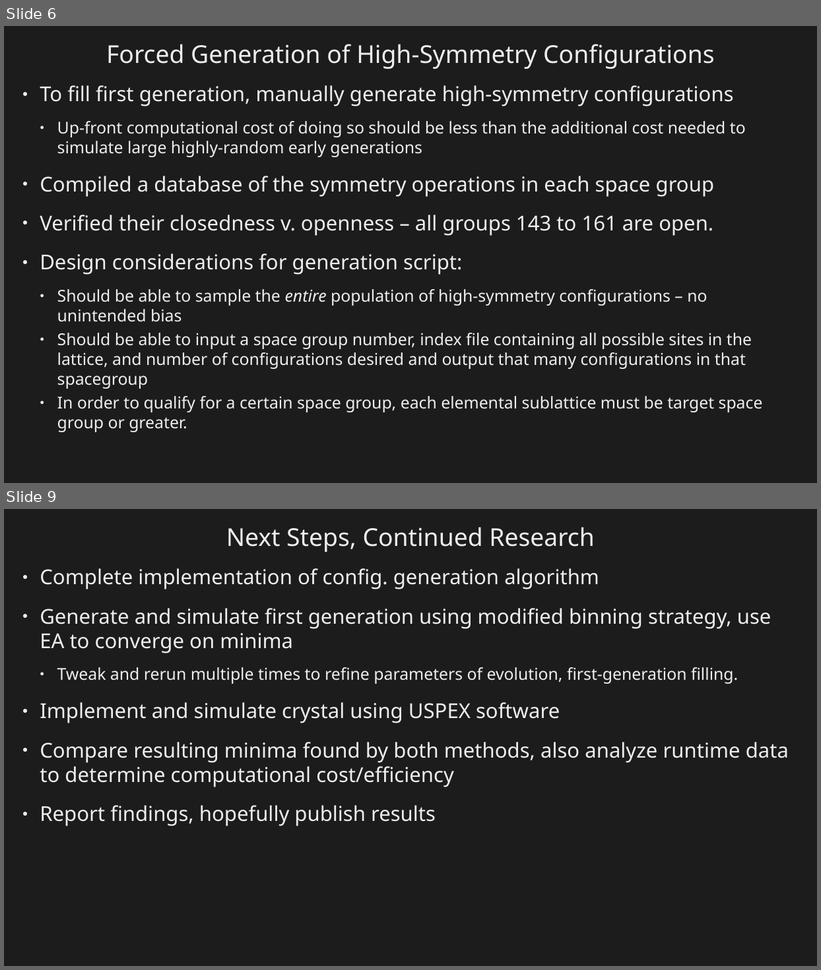
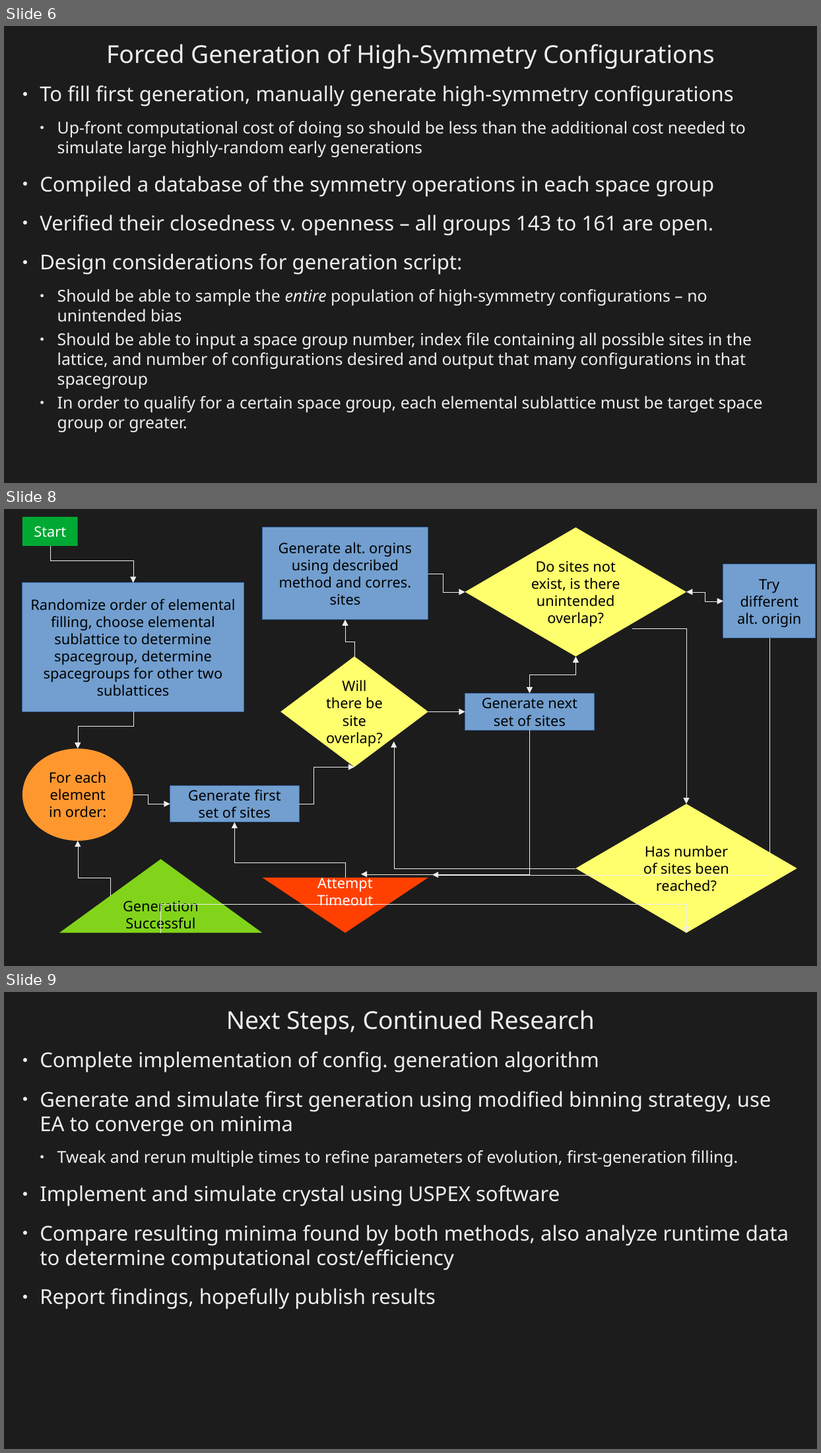
Before and after one commit to fenneltheloon/lattice-optimization, a slide deck: Final Presentation.odp. Shown one above the other, each under a label of ours: slides 6 and 9 before the commit, slides 6, 8 and 9 after it; the slides between them are not shown. The pictures are 821x970 and 821x1453 pixels, drawn with LibreOffice and Linux fonts; fonts in the diff are those of the drawing. Boxes give left, top, right and bottom in pixels: in the first picture for what was removed or moved away, otherwise in the second. Text is boxed around its words. In the diff, an @@ line names an element or a change of style, - is before the commit and + after.

```diff
--- a/Final Presentation.odp
+++ b/Final Presentation.odp
@@ slide 8 added at (4,509,817,966), background #EEEEEE; not listed: 1 template element that a slide beside it also shows @@
@@ rectangle added at (22,517,78,546), fill #00A933, 14 pt, text #FFFFFF @@
+Start
@@ rectangle added at (262,527,428,620), fill #729FCF, outline #3465A4 0 pt, 14 pt, text #000000 @@
+Generate alt. orgins using described method and corres. sites
@@ diamond added at (465,527,686,657), fill #FFFF6D, 14 pt, text #000000 @@
+Do sites not exist, is there unintended overlap?
@@ elbow arrow added from (50, 546) to (133, 583), #EEEEEE 0 pt @@
@@ rectangle added at (723,564,816,638), fill #729FCF, outline #3465A4 0 pt, 14 pt, text #000000 @@
+Try different alt. origin
@@ rectangle added at (22,583,244,712), fill #729FCF, outline #3465A4 0 pt, 14 pt, text #000000 @@
+Randomize order of elemental filling, choose elemental sublattice to determine spacegroup, determine spacegroups for other two sublattices
@@ elbow arrow added from (428, 573) to (465, 592), #EEEEEE 0 pt @@
@@ elbow double arrow added from (686, 592) to (723, 601), #EEEEEE 0 pt @@
@@ elbow arrow added from (354, 657) to (345, 620), #EEEEEE 0 pt @@
@@ elbow arrow added from (770, 638) to (432, 875), #EEEEEE 0 pt @@
@@ elbow arrow added from (632, 628) to (686, 804), #EEEEEE 0 pt @@
@@ diamond added at (281,657,428,767), fill #FFFF6D, 14 pt, text #000000 @@
+Will there be site overlap?
@@ elbow double arrow added from (529, 693) to (576, 657), #EEEEEE 0 pt @@
@@ rectangle added at (465,693,594,730), fill #729FCF, outline #3465A4 0 pt, 14 pt, text #000000 @@
+Generate next set of sites
@@ elbow arrow added from (133, 712) to (78, 749), #EEEEEE 0 pt @@
@@ elbow arrow added from (428, 712) to (465, 712), #EEEEEE 0 pt @@
@@ elbow arrow added from (530, 730) to (361, 874), #EEEEEE 0 pt @@
@@ elbow arrow added from (576, 869) to (393, 741), #EEEEEE 0 pt @@
@@ ellipse added at (22,749,133,841), fill #FF972F, 14 pt, text #000000 @@
+For each element in order:
@@ rectangle added at (170,786,299,823), fill #729FCF, outline #3465A4 0 pt, 14 pt, text #000000 @@
+Generate first set of sites
@@ elbow arrow added from (299, 804) to (354, 767), #EEEEEE 0 pt @@
@@ elbow arrow added from (133, 795) to (170, 804), #EEEEEE 0 pt @@
@@ diamond added at (576,804,797,933), fill #FFFF6D, 14 pt, text #000000 @@
+Has number of sites been reached?
@@ elbow arrow added from (346, 878) to (234, 823), #EEEEEE 0 pt @@
@@ elbow arrow added from (110, 896) to (78, 841), #EEEEEE 0 pt @@
@@ flow chart extract added at (59,859,262,933), fill #81D41A, 14 pt, text #000000 @@
+Generation Successful
@@ flow chart merge added at (262,878,428,933), fill #FF4000, 14 pt, text #FFFFFF @@
+Attempt Timeout
@@ elbow arrow added from (160, 933) to (686, 933), #EEEEEE 0 pt @@
```
Also in this commit, not shown: 1 slide changed, 1 slide removed, 4 other files.
